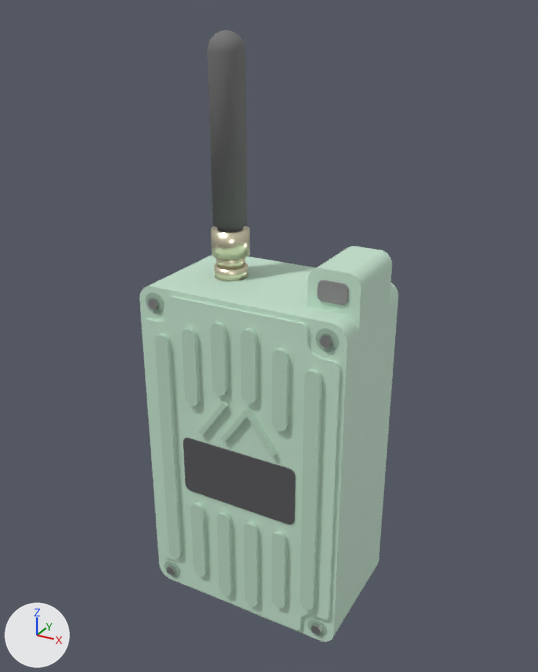
Before and after pictures for a commit that changed the glTF model public/models/devices/rak_wismesh_pocket.glb.
The view is the same before and after, from a 50 mm camera at (0.0781, -0.1422, 0.1424) aimed at (-0.0001, -0.0001, 0.0713). The axes (+X, +Y, +Z) are drawn at lower left. The lights are the same throughout. The first picture is the older version.

In view in the first picture: 'AntennaBase', 'AntennaCollar', 'AntennaFlange', 'AntennaNut', 'AntennaWhip', 'Body', 'Button', 'ButtonHousing', 'FacePanel', 'Ridges', 'Screen', 'ScrewPockets' and 1 more.
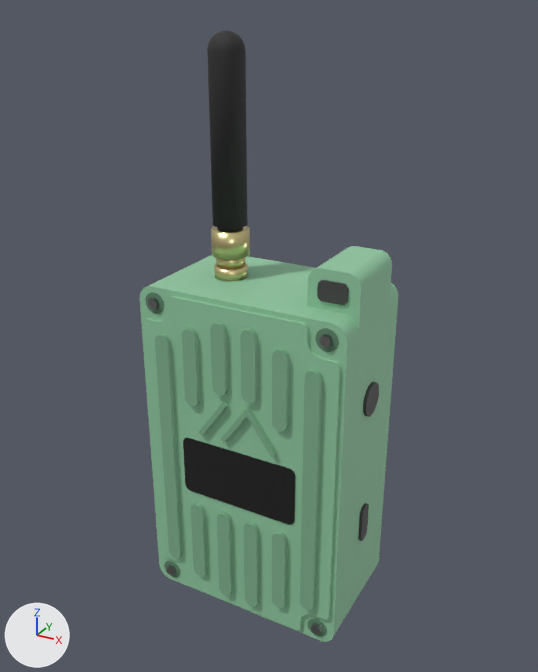
The change, as a diff of the scene's bpy script:
```diff
--- a/public/models/devices/rak_wismesh_pocket.glb.py
+++ b/public/models/devices/rak_wismesh_pocket.glb.py
@@ mat_case @@
 mat_case = principled_material('case')
-mat_case.base_color = (0.573, 0.788, 0.635)  # pale green #c7e6d1
+mat_case.base_color = (0.286, 0.584, 0.361)  # green #92c9a2
 mat_case.roughness = 0.55
@@ mat_screen @@
 mat_screen = principled_material('screen')
-mat_screen.base_color = (0.102, 0.102, 0.11)  # dark grey #5a5a5d
+mat_screen.base_color = (0.0118, 0.0118, 0.0118)  # black #1c1c1c
 mat_screen.roughness = 0.08
@@ mat_accent @@
 mat_accent = principled_material('accent')
-mat_accent.base_color = (0.498, 0.69, 0.553)  # pale green #bbd8c4
+mat_accent.base_color = (0.212, 0.435, 0.267)  # green #7fb08d
@@ mat_rubber @@
 mat_rubber = principled_material('rubber')
-mat_rubber.base_color = (0.176, 0.176, 0.176)  # grey #747474
+mat_rubber.base_color = (0.0275, 0.0275, 0.0275)  # black #2e2e2e
 mat_rubber.roughness = 0.8
@@ mat_brass @@
 mat_brass = principled_material('brass')
-mat_brass.base_color = (0.886, 0.824, 0.6)  # beige #f2eacb
+mat_brass.base_color = (0.761, 0.643, 0.318)  # beige #e2d299
 mat_brass.metallic = 1.0
@@ mat_button @@
 mat_button = principled_material('button')
-mat_button.base_color = (0.271, 0.271, 0.271)  # grey #8e8e8e
+mat_button.base_color = (0.0588, 0.0588, 0.0588)  # dark grey #454545
 mat_button.roughness = 0.6
@@ me_sideswitch @@
+me_sideswitch.from_pydata(...)  # 72 vertices, 140 faces; spans x 0.0259..0.0267, y -0.002..0.002, z 0.0221..0.0319
+me_sideswitch.materials.append(mat_button)  # dark grey #454545
@@ me_sidebutton @@
+me_sidebutton.from_pydata(...)  # a 32-sided cylinder along x spanning x 0.0259..0.0267, y -0.004..0.004, z 0.0572..0.0652
+me_sidebutton.materials.append(mat_button)  # dark grey #454545
@@ ob_sideswitch @@
+ob_sideswitch = bpy.data.objects.new('SideSwitch', me_sideswitch)
+ob_sideswitch.location = (0.0, 0.0, 0.0)
@@ ob_sidebutton @@
+ob_sidebutton = bpy.data.objects.new('SideButton', me_sidebutton)
+ob_sidebutton.location = (0.0, 0.0, 0.0)
```

Changed parts and their boxes [x1, y1, x2, y2] in the pictures (538 x 672 px):
'FacePanel', recoloured (pale green to green): [143, 296, 341, 630] in both
'Body', recoloured (pale green to green): [140, 255, 398, 642] in both
'Ridges', recoloured (pale green to green): [155, 321, 322, 610] in both
'AntennaWhip', recoloured (grey to black): [207, 30, 248, 229] in both
'Screen', recoloured (dark grey to black): [183, 438, 295, 525] in both
'ButtonHousing', recoloured (pale green to green): [307, 246, 392, 338] in both
'AntennaNut', recoloured: [211, 226, 250, 260] in both
'Button', recoloured (grey to dark grey): [317, 280, 349, 305] in both
'AntennaFlange', recoloured (darker): [214, 262, 248, 281] in both
'SideButton', added: after [363, 382, 379, 417]
'SideSwitch', added: after [358, 503, 369, 541]
'AntennaBase', recoloured (darker): [216, 258, 245, 270] in both
'AntennaCollar', recoloured: [217, 227, 243, 232] in both
